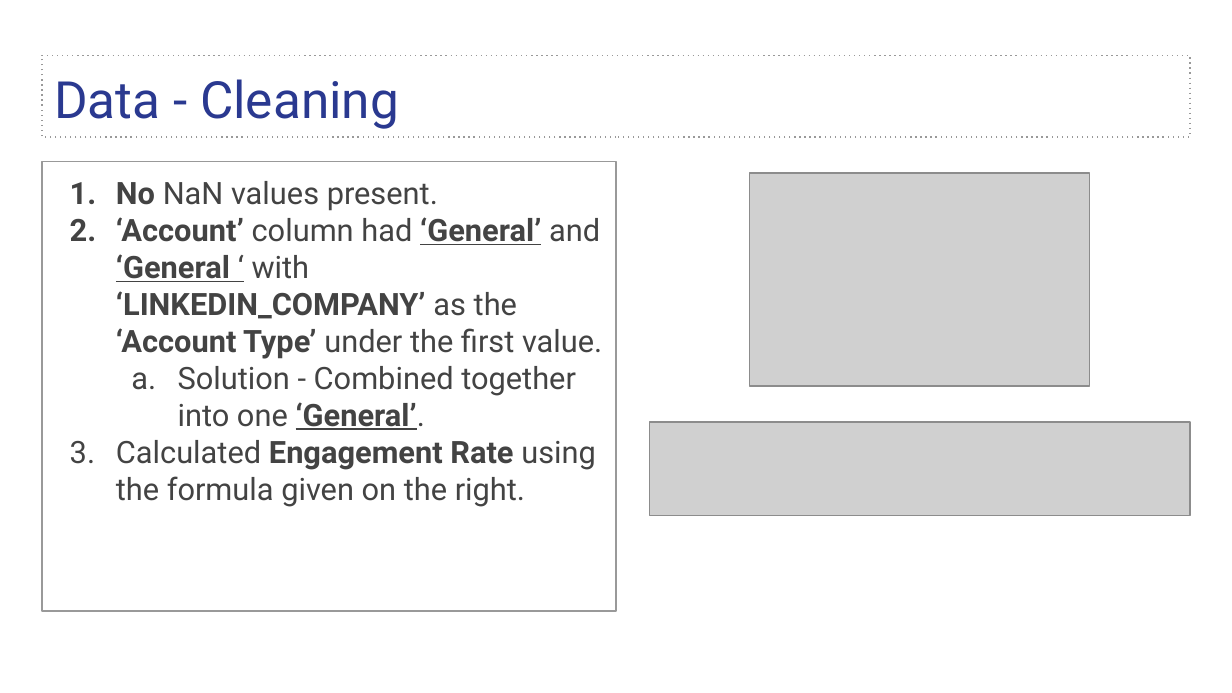
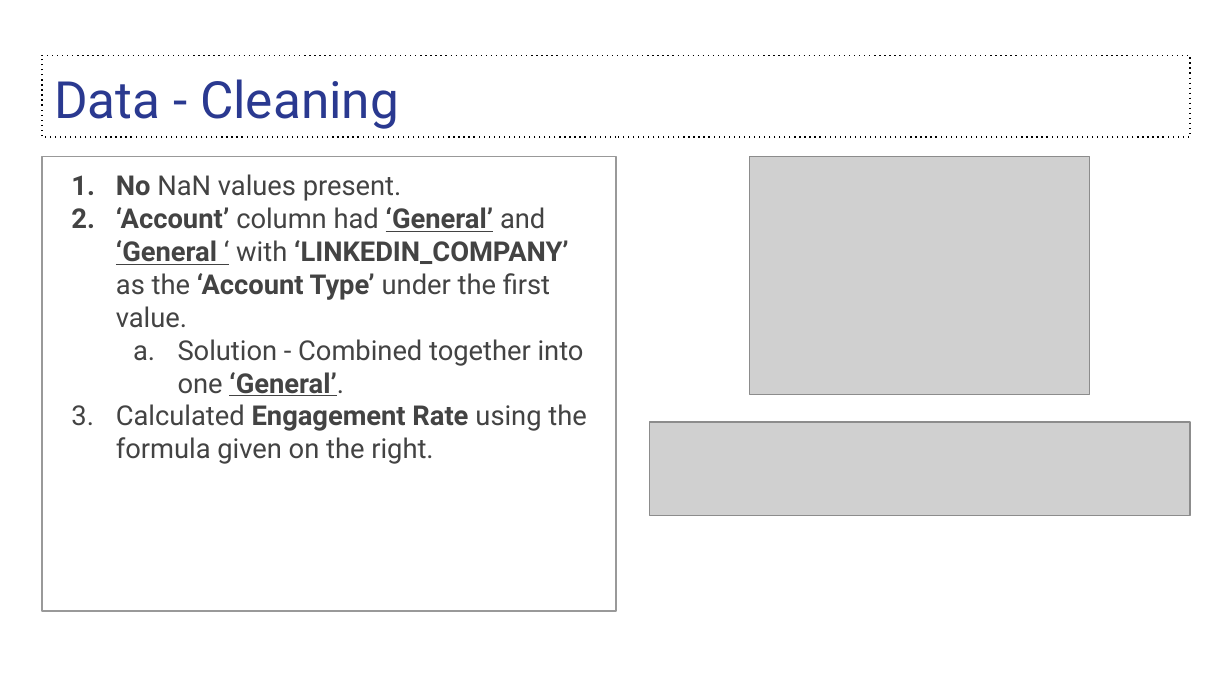
Before and after one commit to sidthakur08/EGxGeniusLeague, a slide deck: slide 4 of DA/EG Data Analysis Assessment .pptx. Drawn at 1232x693 pixels with LibreOffice and Linux fonts; fonts in the diff are those of the drawing; grey boxes stand for pictures. Boxes give left, top, right and bottom in pixels: in the first picture for what was removed or moved away, otherwise in the second. Text is boxed around its words. In the diff, an @@ line names an element or a change of style, - is before the commit and + after.

```diff
--- a/DA/EG Data Analysis Assessment .pptx
+++ b/DA/EG Data Analysis Assessment .pptx
@@ title "Data - Cleaning" at bbox=[42, 55, 1190, 137]: outline #999999 0.75 pt dashed to #000000 0.75 pt dashed @@
@@ text "No NaN values present.": place and size @@
-text "No NaN values present." at bbox=[42, 161, 616, 611]
+text "No NaN values present." at bbox=[42, 156, 616, 611]
@@ text "No NaN values present." at bbox=[42, 156, 616, 611]: size 18 to 16 pt; indent changed @@
@@ picture: place and size @@
-picture at bbox=[749, 172, 1089, 386]
+picture at bbox=[750, 156, 1090, 394]
```
Also in this commit, not shown: 9 other slides changed, 2 slides added, 7 other files.
